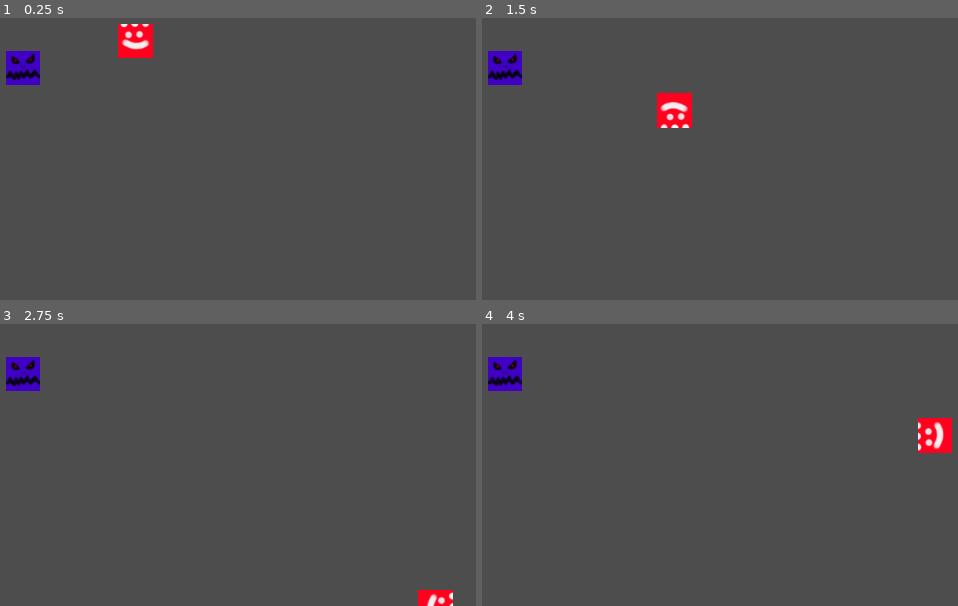
Above: before the commit, frames 1-4 (two rows, left to right).
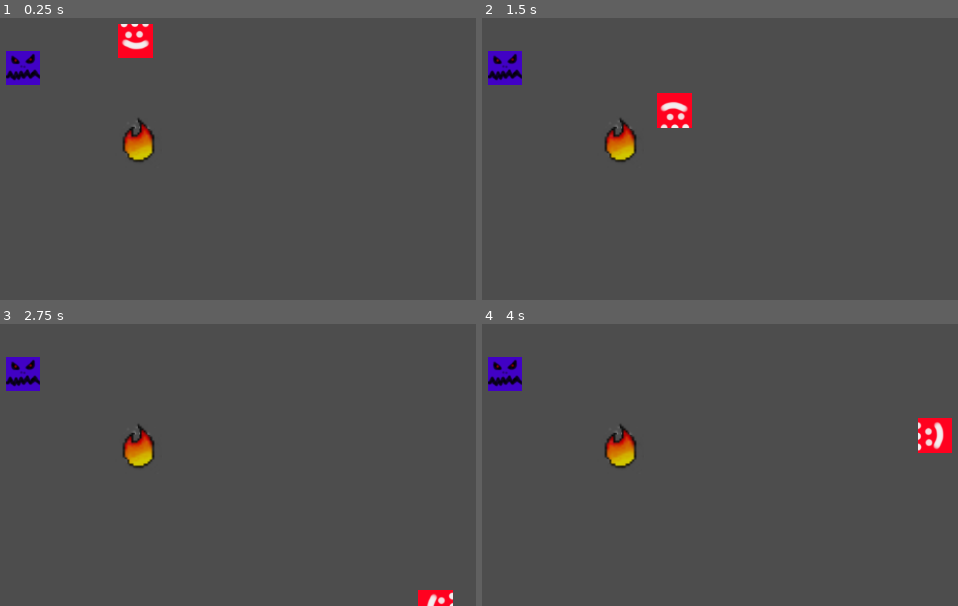
Above: after the commit, the same moments.

Repository: Damian-Wilding/DUNGEON_TIME
Game: Godot game, scene res://Test_Scene.tscn
The game is run twice, just before and just after one commit, with the same random seed, the same clock (stepped at 60 frames per second) and the same inputs. The project has no main scene, so this scene is started directly.
Inputs:
- Up to frame 1 (0.25 s): no input
- Up to frame 2 (1.5 s): tap Enter at 0.5 s; hold Right (move_right) 0.53-1.28 s; hold Space (attack) 0.53-1.28 s; hold Down (move_down) from 1.28 s (still down); tap Space (attack) at 1.35 s
- Up to frame 3 (2.75 s): release Down (move_down) at 2.03 s; hold Right (move_right) from 2.03 s (still down); hold Space (attack) from 2.03 s (still down)
- Up to frame 4 (4 s): release Right (move_right) at 2.78 s; release Space (attack) at 2.78 s; hold Up (move_up) 2.78-3.53 s; tap Space (attack) at 2.85 s; hold Left (move_left) from 3.53 s (still down); hold Space (attack) from 3.53 s (still down)

The runs differ from the first frame. In frame 1, 0.7% of the frame differs, in the area x 25-33%, y 35-52%; in frame 2, 0.7%; in frame 3, 0.7%; in frame 4, 0.7%.
Error after the commit: Parse Error: Expected indented block after "if" block. (res://fire_powerup.gd:16)

Commit message:
working on fireball

Diff:
--- a/Player.gd
+++ b/Player.gd
@@ -4,6 +4,8 @@
 var speed = 500
 var screen_size
 var is_player_attacking = false
+@export var has_fireball_powerup = false
+var fireball = preload("res://fireball.tscn")
 
 
 # Called when the node enters the scene tree for the first time.
@@ -67,29 +69,12 @@
 	move_and_collide(velocity * delta)
 
 
-	##### Sets a clamp on the players position so that they can't go off screen.
-	####position = position.clamp(Vector2(145,75), Vector2(1152 - 158, 648 - 100)) # These will need to be changed if the size of the game is changed!
-
-
-##### This is called when another hitbox enters the player's hitbox.
-####func _on_body_entered(body):
-####	# Check to see if the hitbox is active.
-####	print(body)
-####	if body.disabled == false:
-####		# Send out the "player has been hit" signal.
-####		print("Player has been hit")
-####		hit.emit()
-####		# Kill (delete) the body that entered the player hitbox.
-####		body.queue_free()
-
-
-
-
-
-########## This is called when a hitbox enters the attack hitbox.
-#########func _on_hitbox_parent_body_entered(body):
-#########	print("Attacked")
-#########	body.queue_free()
+# This is called to use the fireball attack.
+func _fireball_attack():
+	var player_position = position
+	var instance = fireball.instantiate()
+	add_child(instance)
+	instance.position = player_position
 
 
 # This is called when the player's attack timer runs out.
--- a/Test_Scene.tscn
+++ b/Test_Scene.tscn
@@ -1,8 +1,9 @@
-[gd_scene load_steps=5 format=3 uid="uid://4lhdkvlesk5d"]
+[gd_scene load_steps=6 format=3 uid="uid://4lhdkvlesk5d"]
 
 [ext_resource type="PackedScene" uid="uid://c0qx7fkeyqckq" path="res://Player.tscn" id="1_m7klh"]
 [ext_resource type="Script" path="res://Test_Scene.gd" id="1_p8lkt"]
 [ext_resource type="PackedScene" uid="uid://dqnqijaskwcm1" path="res://enemy.tscn" id="2_qe32p"]
+[ext_resource type="PackedScene" uid="uid://dql7dlfkt24a2" path="res://fire_powerup.tscn" id="4_xq1vc"]
 
 [sub_resource type="CapsuleShape2D" id="CapsuleShape2D_vcmww"]
 radius = 179.0
@@ -24,4 +25,7 @@
 shape = SubResource("CapsuleShape2D_vcmww")
 debug_color = Color(0.945098, 0, 0.168627, 0.419608)
 
+[node name="FirePowerup" parent="." instance=ExtResource("4_xq1vc")]
+position = Vector2(511, 420)
+
 [connection signal="hit" from="Player" to="." method="_on_player_hit"]
--- /dev/null
+++ b/fire_powerup.gd
@@ -0,0 +1,16 @@
+extends Area2D
+
+
+# Called when the node enters the scene tree for the first time.
+func _ready():
+	pass # Replace with function body.
+
+
+# Called every frame. 'delta' is the elapsed time since the previous frame.
+func _process(delta):
+	pass
+
+
+# Called when a body hitbox enters the fire powerup's hitbox.
+func _on_body_entered(body):
+	if body.name == "Player":
--- a/fire_powerup.tscn
+++ b/fire_powerup.tscn
@@ -1,5 +1,6 @@
-[gd_scene load_steps=3 format=3 uid="uid://dql7dlfkt24a2"]
+[gd_scene load_steps=4 format=3 uid="uid://dql7dlfkt24a2"]
 
+[ext_resource type="Script" path="res://fire_powerup.gd" id="1_2kygo"]
 [ext_resource type="Texture2D" uid="uid://dywak851l54fy" path="res://assets/sprites/test_sprites/test_fire_powerup.png" id="1_w1e52"]
 
 [sub_resource type="CapsuleShape2D" id="CapsuleShape2D_4mumm"]
@@ -7,6 +8,7 @@
 height = 54.0
 
 [node name="FirePowerup" type="Area2D"]
+script = ExtResource("1_2kygo")
 
 [node name="Sprite2D" type="Sprite2D" parent="."]
 position = Vector2(-0.5, 0.5)
@@ -17,3 +19,5 @@
 position = Vector2(0.499939, 0.5)
 shape = SubResource("CapsuleShape2D_4mumm")
 debug_color = Color(0.588235, 0.552941, 0, 0.419608)
+
+[connection signal="body_entered" from="." to="." method="_on_body_entered"]
--- /dev/null
+++ b/fireball.gd
@@ -0,0 +1,19 @@
+extends Area2D
+
+@export var velocity = Vector2(0, -50)
+
+
+# Called when the node enters the scene tree for the first time.
+func _ready():
+	pass # Replace with function body.
+
+
+# Called every frame. 'delta' is the elapsed time since the previous frame.
+func _process(delta):
+	# Move the fireball.
+	position += velocity * delta
+
+
+# This is called when the fireball exits the screen.
+func _on_visible_on_screen_notifier_2d_screen_exited():
+	queue_free()
--- /dev/null
+++ b/fireball.tscn
@@ -0,0 +1,33 @@
+[gd_scene load_steps=5 format=3 uid="uid://buamk5pfc8sun"]
+
+[ext_resource type="Script" path="res://fireball.gd" id="1_2ws7f"]
+[ext_resource type="Texture2D" uid="uid://dywak851l54fy" path="res://assets/sprites/test_sprites/test_fire_powerup.png" id="1_7bm7v"]
+
+[sub_resource type="SpriteFrames" id="SpriteFrames_lwt2k"]
+animations = [{
+"frames": [{
+"duration": 1.0,
+"texture": ExtResource("1_7bm7v")
+}],
+"loop": true,
+"name": &"default",
+"speed": 5.0
+}]
+
+[sub_resource type="CapsuleShape2D" id="CapsuleShape2D_ci0ij"]
+radius = 8.0
+height = 20.0
+
+[node name="Fireball" type="Area2D"]
+script = ExtResource("1_2ws7f")
+
+[node name="AnimatedSprite2D" type="AnimatedSprite2D" parent="."]
+sprite_frames = SubResource("SpriteFrames_lwt2k")
+
+[node name="CollisionShape2D" type="CollisionShape2D" parent="."]
+shape = SubResource("CapsuleShape2D_ci0ij")
+debug_color = Color(0.67451, 0.627451, 0.0392157, 0.419608)
+
+[node name="VisibleOnScreenNotifier2D" type="VisibleOnScreenNotifier2D" parent="."]
+
+[connection signal="screen_exited" from="VisibleOnScreenNotifier2D" to="." method="_on_visible_on_screen_notifier_2d_screen_exited"]
